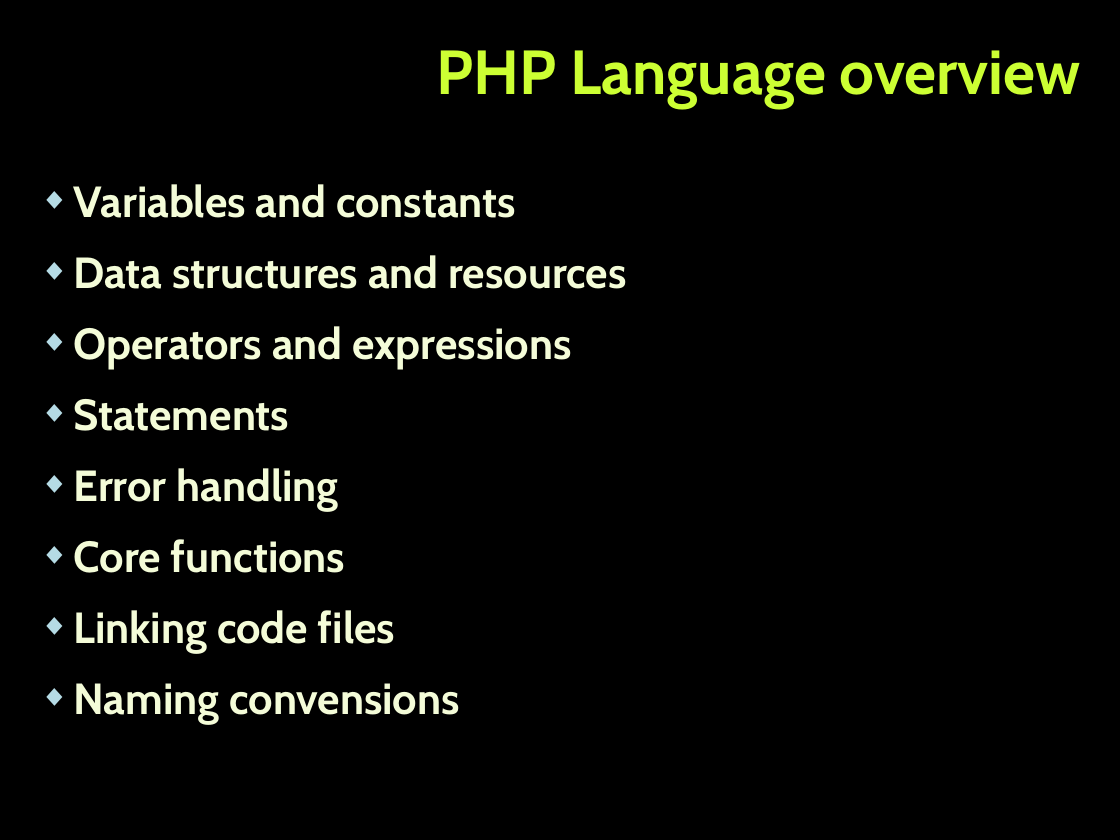
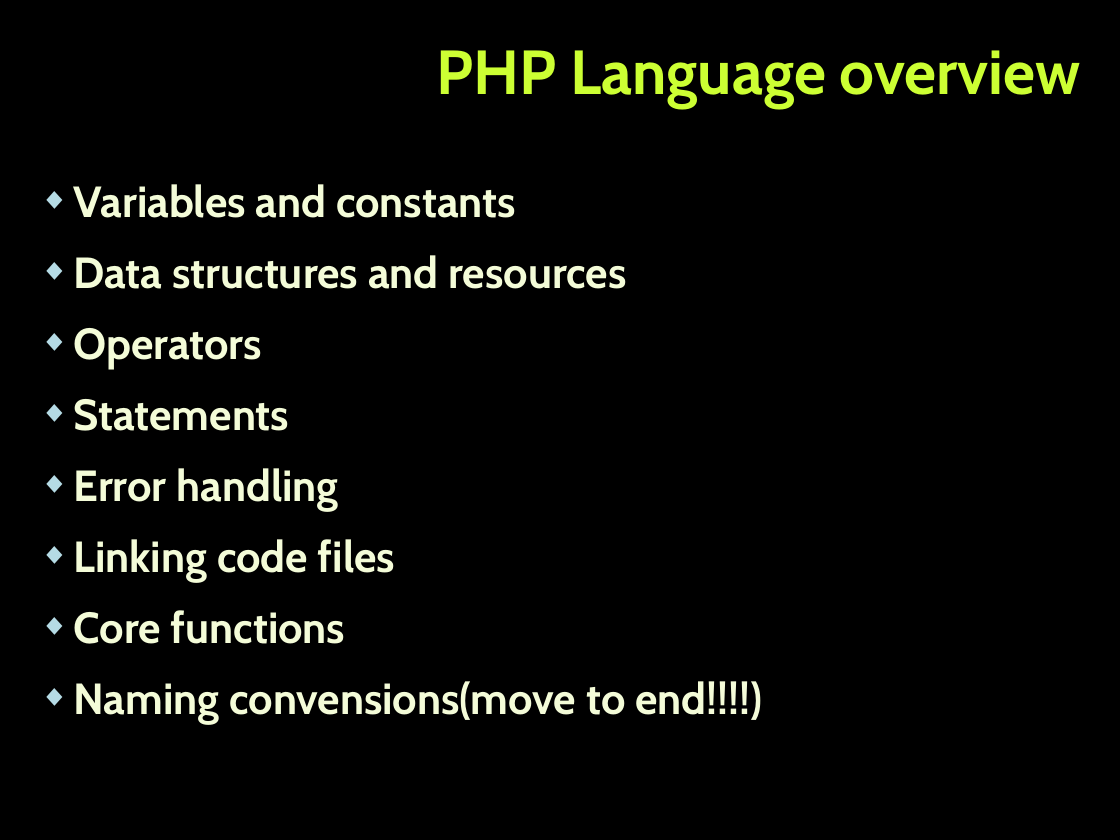
Before and after one commit to tanzhur/PHP_MVC-seminar, a slide deck: slide 16 of PHP_MVC.pptx. Drawn at 1120x840 pixels with LibreOffice and Linux fonts; fonts in the diff are those of the drawing; background and template pictures are left out. Boxes give left, top, right and bottom in pixels: in the first picture for what was removed or moved away, otherwise in the second. Text is boxed around its words. In the diff, an @@ line names an element or a change of style, - is before the commit and + after.

Commit message:
Made some progress on the presentation

```diff
--- a/PHP_MVC.pptx
+++ b/PHP_MVC.pptx
@@ text at bbox=[74, 328, 263, 369]: text changed @@
-◆ Operators and expressions
+◆ Operators
@@ text at bbox=[74, 539, 395, 582]: paragraph added @@
+◆ Linking code files
@@ text at bbox=[74, 681, 762, 724]: text changed @@
-◆ Linking code files
-◆ Naming convensions
+◆ Naming convensions(move to end!!!!)
```
Also in this commit, not shown: 1 other slide changed, 12 slides added, 1 other file.
